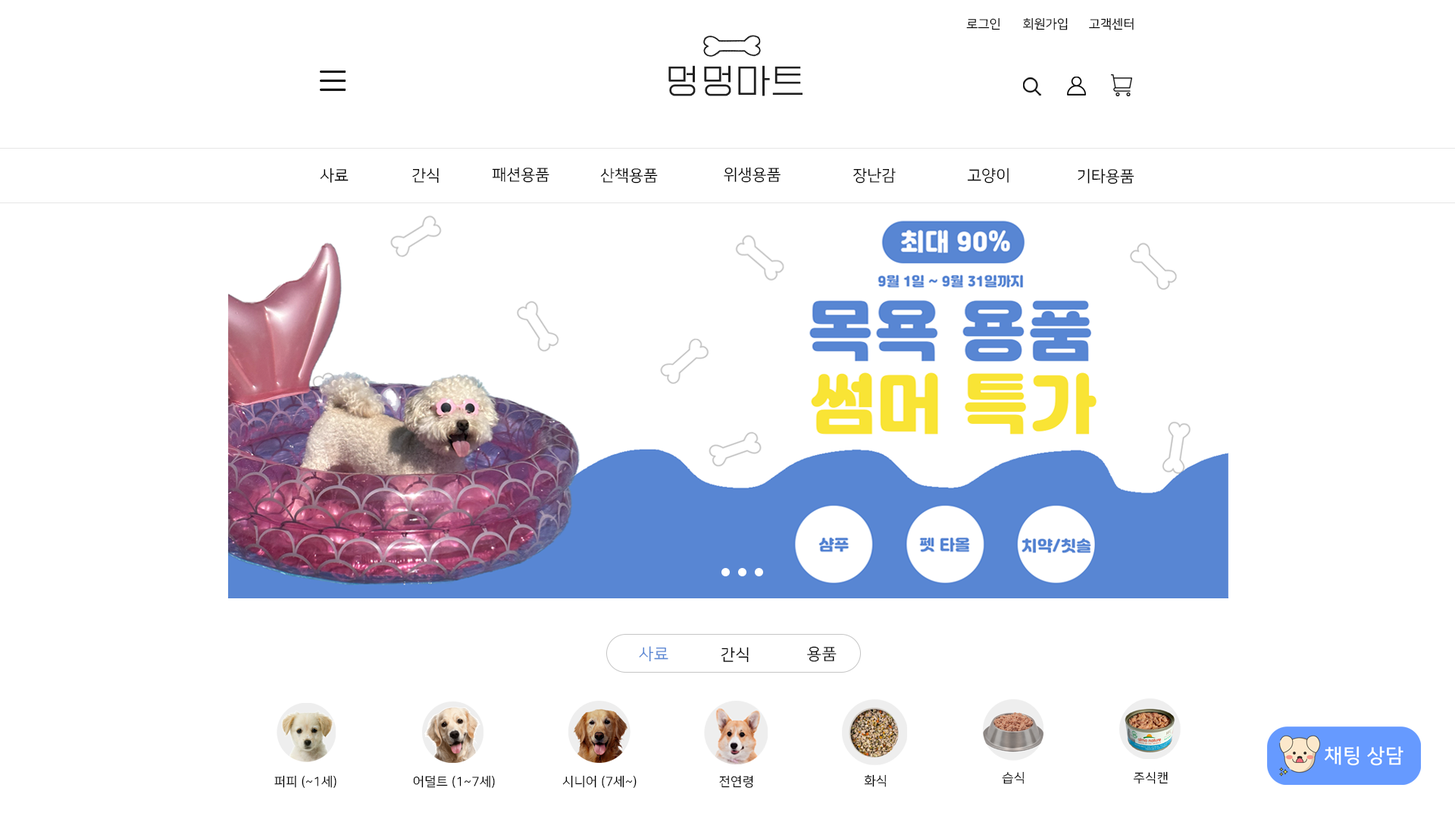
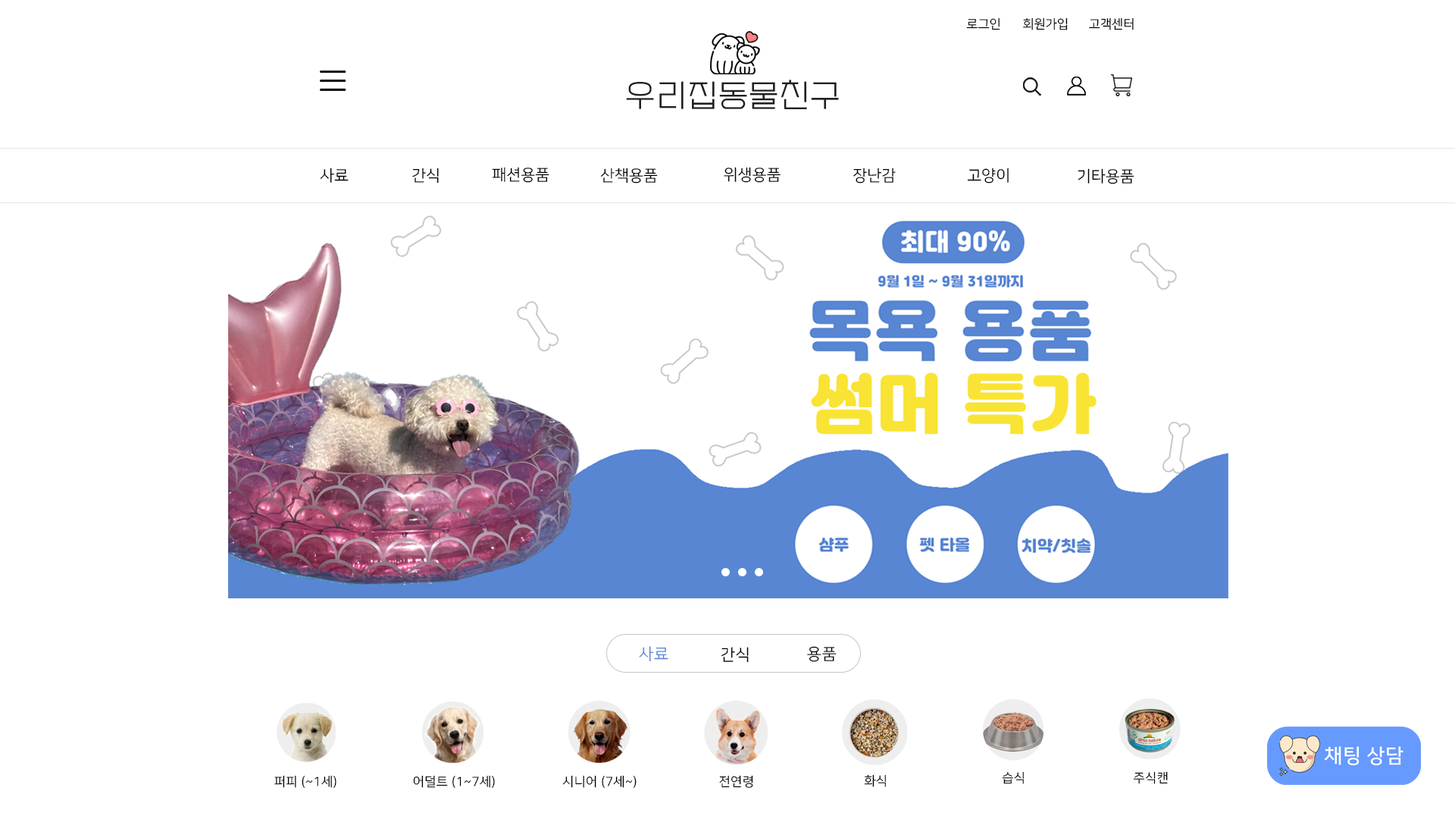
Two versions of the same layered image (1455 × 819). Layer-by-layer changes:
renamed "로고 뼈다귀" to "레이어 4", painted on it over [703, 31, 762, 75]
renamed "멍멍마트" to "우리집동물친구", painted on it over [626, 65, 840, 110]
